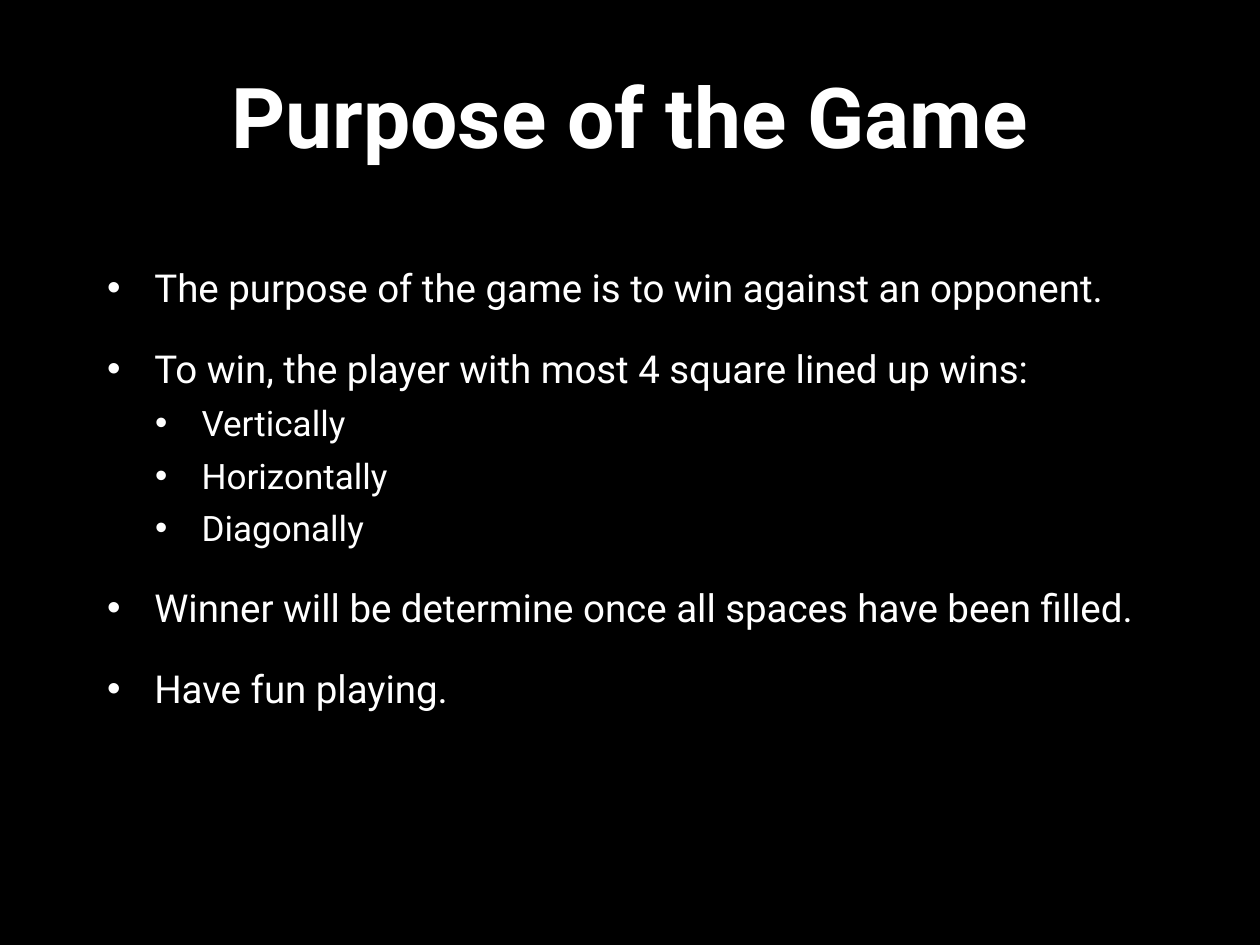
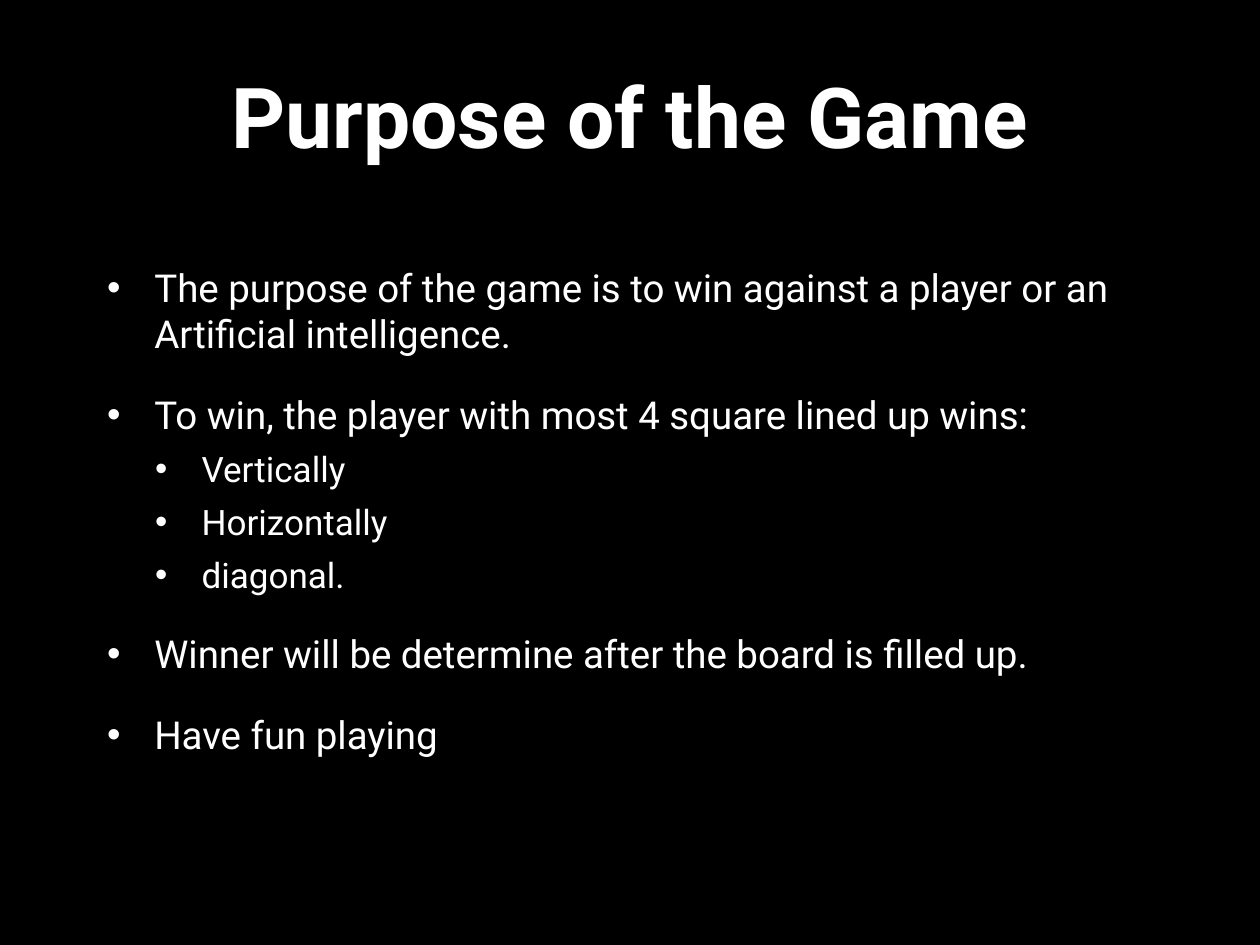
Before and after one commit to Amatarasu/A-Team, a slide deck: slide 3 of Power Point Presentation.pptx. Drawn at 1260x945 pixels with LibreOffice and Linux fonts; fonts in the diff are those of the drawing; background and template pictures are left out. Boxes give left, top, right and bottom in pixels: in the first picture for what was removed or moved away, otherwise in the second. Text is boxed around its words. In the diff, an @@ line names an element or a change of style, - is before the commit and + after.

```diff
--- a/Power Point Presentation.pptx
+++ b/Power Point Presentation.pptx
@@ text at [154, 272, 1108, 356]: text changed @@
-• The purpose of the game is to win against an opponent.
+• The purpose of the game is to win against a player or an Artificial intelligence.
@@ text at [154, 561, 1028, 758]: text changed @@
-  • Diagonally
-• Winner will be determine once all spaces have been filled.
-• Have fun playing.
+  • diagonal.
+• Winner will be determine after the board is filled up.
+• Have fun playing
```
Also in this commit, not shown: 5 other slides changed, 1 slide removed, 4 other files.
